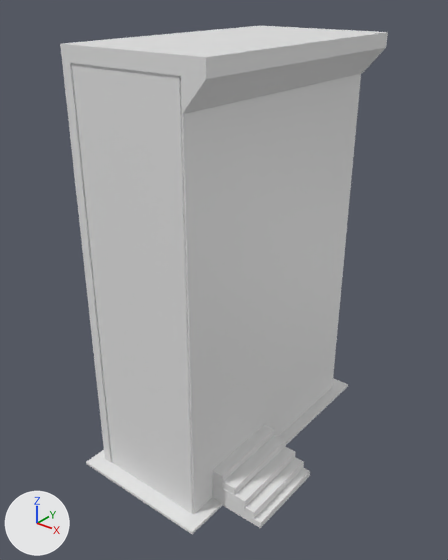
A saved change to the glTF model GameJam/Assets/Models/Apartment_building.glb.
Before and after are seen from a camera (50 mm lens) standing at (240.0, -260.0, 310.0) and looking at (6.0, 32.0, 129.0). Every picture has the same lights, and +X, +Y and +Z are marked at lower left. The picture after the commit comes second. Vertices at exactly the same position are counted once.

The scene before the commit, as lines of its bpy script (objects in view):
```python
me_cube = bpy.data.meshes.new('Cube')
me_cube.from_pydata(...)  # a box spanning x -1.0..1.0, y -1.0..1.0, z -1.0..1.0
me_cube.materials.append(mat_material)  # white #e7e7e7
me_cube_001 = bpy.data.meshes.new('Cube.001')
me_cube_001.from_pydata(...)  # 90 vertices, 144 faces; spans x -3.0..120.0, y -43.0..136.0, z -46.0..234.0
ob_cube = bpy.data.objects.new('Cube', me_cube)
ob_cube.location = (0.0, 45.4, 0.0)
ob_cube.scale = (50.0, 100.0, 1.0)
ob_cube_001 = bpy.data.objects.new('Cube.001', me_cube_001)
ob_cube_001.location = (-38.9, -1.1, 45.4)
```
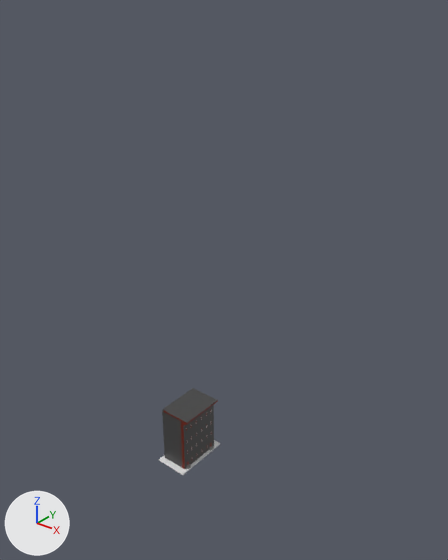
Changed parts and their boxes [x1, y1, x2, y2] in the pictures (448 x 560 px):
'Cube.001', deleted: before [60, 26, 388, 528]
'Cube', reshaped, moved, rescaled: before [86, 378, 348, 534]; after [159, 388, 220, 475]

The edits, one by one:
Material 'Material.002' (mat_material_002) is new.
Its base color is (0.589, 0.589, 0.589) (light grey #cacaca).
Material 'Material.001' (mat_material_001) is new.
Its base color is (0.15, 0.01, 0.0) (brown #6c1900).
Material 'Material.004' (mat_material_004) is new.
Its base color is (0.0548, 0.0548, 0.0548) (dark grey #424242).
Material 'Material.005' (mat_material_005) is new.
Its base color is (0.208, 0.0249, 0.0) (brown #7e2c00).
Material 'Material.003' (mat_material_003) is new.
Its base color is (0.232, 0.232, 0.232) (grey #848484).
me_cube is used by ob_cube; location (0.0, 45.4, 0.0); scale (50.0, 100.0, 1.0).
me_cube had 8 vertices, 12 faces and spanned x -1.0..1.0, y -1.0..1.0, z -1.0..1.0.
me_cube now has 4192 vertices, 9392 faces and spans x -1.0..1.14, y -1.0..1.0, z -1.0..129.62.
me_cube part 1: 2 vertices removed from x -1.0, y -1.0, z -1.0..1.0; 3118 vertices added at x -1.0..1.14, y -1.0..0.78, z 0.51..129.62.
Other edits to the shape of me_cube do not show in these pictures.
me_cube gains material mat_material_004 (dark grey #424242).
me_cube gains material mat_material_001 (brown #6c1900).
me_cube gains material mat_material_003 (grey #848484).
me_cube gains material mat_material_005 (brown #7e2c00).
me_cube gains material mat_material_002 (light grey #cacaca).
Object 'Cube' (ob_cube) moves from (0.0, 45.4, 0.0) to (0.0, 0.0, 0.0).
Object 'Cube' (ob_cube) is rescaled from (50.0, 100.0, 1.0) to (11.6, 20.6, 0.333).
Object 'Cube.001' (ob_cube_001) is deleted.
